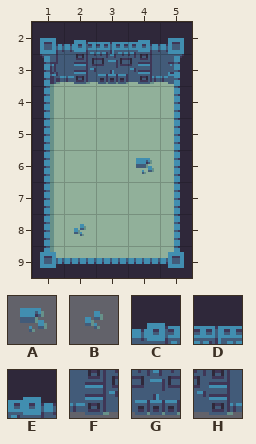
One commit to this Tiled map (JSON): maps/map1.json. The picture above was drawn from the file before the commit.
Cells are 16x16 px. Shown: x 1..5, y 2..9.
Key: from "dungeon_sheet": A 183, B 186, C 192, D 193, E 194, F 216, G 217, H 218.
_ is an empty cell.
Layers that did not change in this view are not listed.
Layer "Forground" before, first column x 1:
 2 _CDE_
 3 _FGH_
 4 _____
 5 _____
 6 ___A_
 7 _____
 8 _B___
 9 _____
New version:
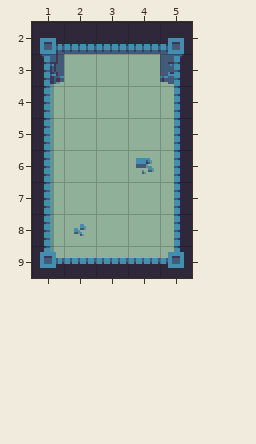
The exact change:
Changed rows in their new state; . is an unchanged cell.
Layer "Forground":
first column x 2:
 2 ___
 3 ___
Pixel boxes of the changes (left, top, right, bottom) in both pictures:
removed: (64, 40, 160, 84)
